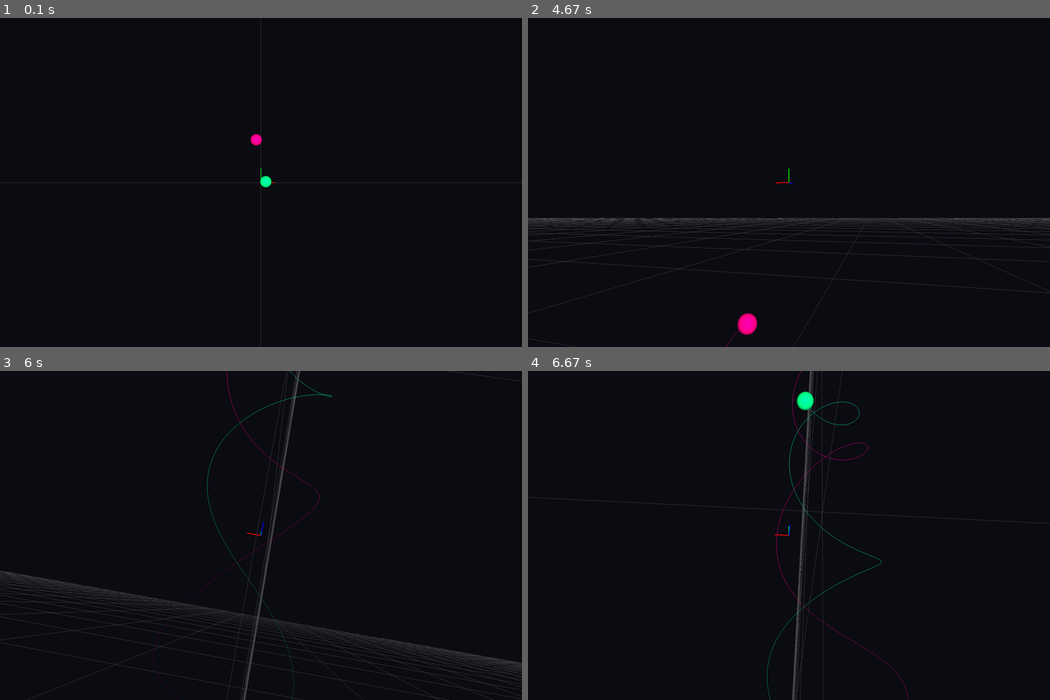
Above: before the commit, frames 1-4 (two rows, left to right).
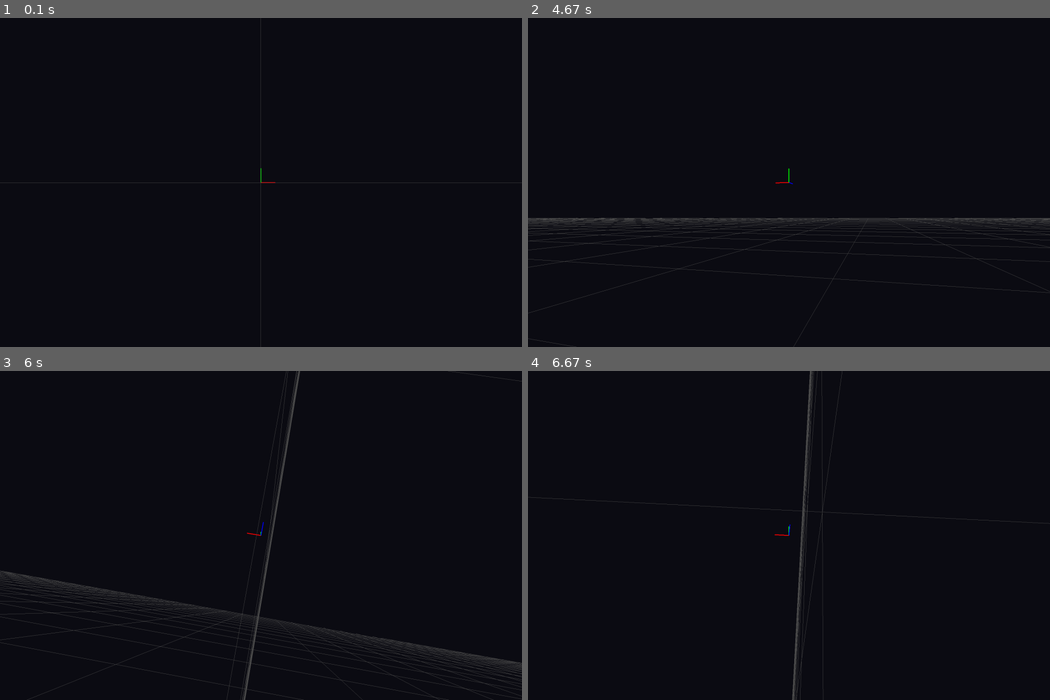
Above: after the commit, the same moments.

Repository: RJ-2911/N-BodySim
Game: pygame game, started from Programs/simWindow.py
Same seed, same stepped clock (60 frames per second), same inputs: the game is played once before the commit and once after it.
Inputs (mouse positions are in pixels of both pictures, inside the frame that each line leads up to):
- Up to frame 1 (0.1 s): no input
- Up to frame 2 (4.67 s): hold Right 0.33-0.8 s; move the mouse to (768, 195) at 0.37 s; hold Up 0.83-1.13 s; hold W 0.83-1.13 s; move the mouse to (956, 172) at 0.87 s; tap Space at 0.9, 1.23, 1.53, 1.73, 2.03, 2.3, 2.63, 2.93, 3.07, 3.47, 3.77, 4.13, 4.53 s; hold Right 1.17-1.63 s; hold D 1.17-1.63 s; move the mouse to (794, 205) at 1.2 s; tap 2 at 1.32, 2.72, 4.22 s; hold Left 1.67-2.2 s; hold A 1.67-2.2 s; move the mouse to (663, 185) at 1.7 s; hold Down 2.23-2.53 s; hold S 2.23-2.53 s; move the mouse to (841, 254) at 2.27 s; tap Shift at 2.38, 3.55 s; hold Left 2.57-2.97 s; hold A 2.57-2.97 s; move the mouse to (627, 258) at 2.6 s; hold Up 3-3.37 s; hold W 3-3.37 s; move the mouse to (867, 67) at 3.03 s; hold Right 3.4-4.03 s; hold D 3.4-4.03 s; move the mouse to (982, 297) at 3.43 s; hold Down 4.07-4.43 s; hold S 4.07-4.43 s; move the mouse to (851, 212) at 4.1 s; hold Left from 4.47 s (still down); hold A from 4.47 s (still down); move the mouse to (799, 70) at 4.5 s
- Up to frame 3 (6 s): tap Space at 4.83, 5.03, 5.33, 5.53, 5.87 s; release Left at 4.93 s; release A at 4.93 s; hold Right 4.97-5.43 s; hold D 4.97-5.43 s; move the mouse to (135, 469) at 5 s; tap Shift at 5.12 s; hold Up 5.47-5.77 s; hold W 5.47-5.77 s; move the mouse to (73, 525) at 5.5 s; tap 2 at 5.62 s; hold Right from 5.8 s (still down); hold D from 5.8 s (still down); move the mouse to (234, 621) at 5.83 s
- Up to frame 4 (6.67 s): tap Space at 6.17, 6.37 s; release Right at 6.27 s; release D at 6.27 s; hold Left from 6.3 s (still down); hold A from 6.3 s (still down); move the mouse to (789, 574) at 6.33 s; tap Shift at 6.45 s

The runs differ from the first frame. In frame 1, 0.1% of the frame differs, in the area x 48-52%, y 35-52%; in frame 2, 0.2%; in frame 3, 0.3%; in frame 4, 0.6%, in the area x 45-73%, y 0-100%.

Commit message:
oongaboonga

Diff:
--- a/Programs/simWindow.py
+++ b/Programs/simWindow.py
@@ -15,8 +15,8 @@
     def __init__(self):
         # Put spheres inside the view frustum (z negative is forward)
         self.spheres = [
-            sp.Sphere([0, 15, 0], [-20, 0, 20 ], 15000, 2, (1, 0, 0.5, 1)),
-            sp.Sphere([0, 0, 0], [20, 0, 20 ], 15000, 2, (0, 1, 0.5, 1)),
+            sp.Sphere([-100, -30, 0], [15, 0, 0], 150000, 3, (1, 0.4, 0.0, 1)),
+            sp.Sphere([100, 30, 0], [-15, 0, 0 ], 150000, 3, (0.6, 0.4, 1, 1))
         ]
         # Camera placed back on +Z, looking towards -Z by default (theta=0)
         self.camera = camera.Camera([0.0, 0.0, 100.0])
--- a/assets/presets.txt
+++ b/assets/presets.txt
@@ -2,3 +2,8 @@
 2 Body with one body on a Helix around another:
     sp.Sphere([0, 0, 0], [0, 0, 5], 15000, 5, (1, 0.4, 0.0, 1)),
     sp.Sphere([0, 30, 0], [20, 0, 20 ], 500, 2, (0.6, 0.4, 1, 1))
+
+Preset: 2
+1 stationary body with a stable orbit
+        sp.Sphere([0, 15, 0], [0, 0, 0 ], 15000, 2, (1, 0, 0.5, 1)),
+        sp.Sphere([0, 0, 0], [20, 20, 20 ], 1, 2, (0, 1, 0.5, 1)),
